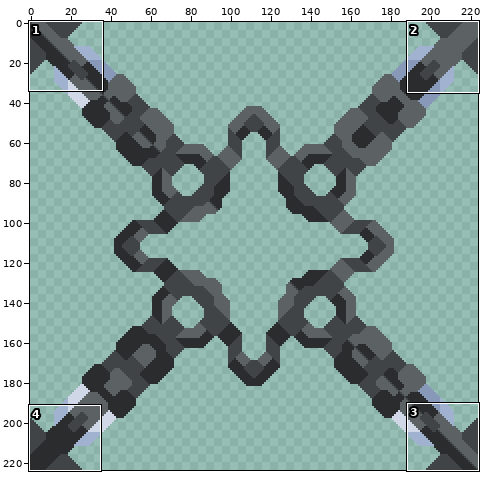
File history of a sprite sheet, sprites/blocks/Asterion/units/orion-reassembler-top.png. The picture above shows the old version from afar; the outline marks the close-up.
Close-up. Earlier state:
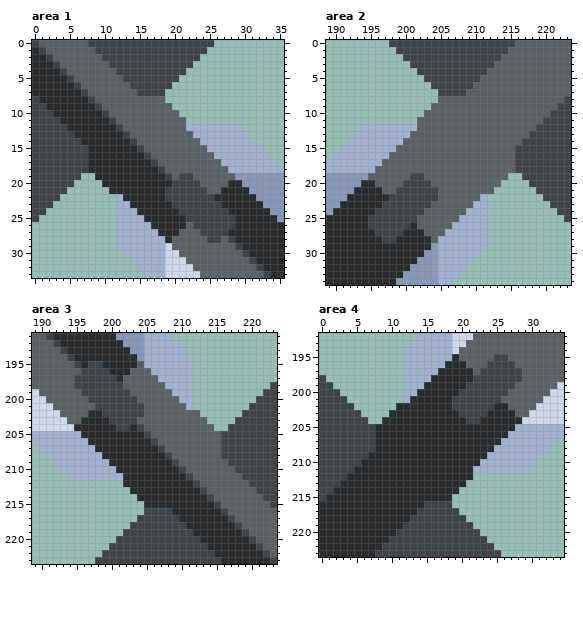
The file is 224x224 pixels. Shown: area 1: x 0..35, y 0..33; area 2: x 189..223, y 0..34; area 3: x 189..223, y 191..223; area 4: x 0..34, y 192..223.
And afterwards:
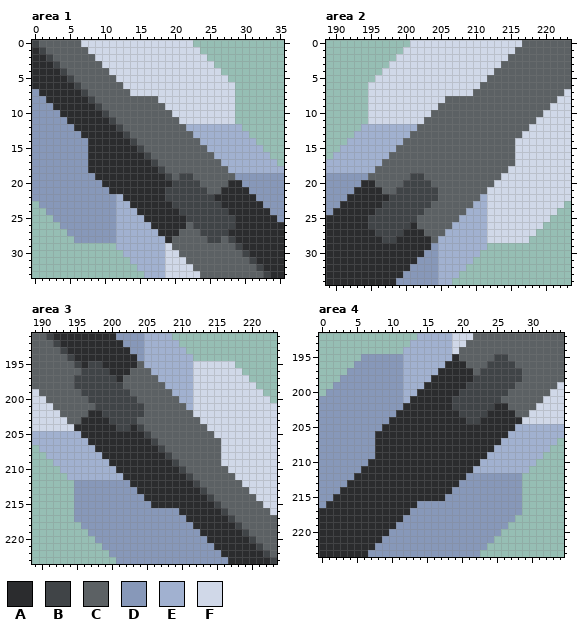
Palette (. is transparent): A #2b2c2e  B #404447  C #5c6164  D #8798b9  E #a1b1d0  F #d0d8e8
The exact change:
Changed rows in their new state; - is an unchanged pixel.
Area 1:
first column x 0:
 0 -------FFFFFFFFFFFFFFFF...---
 1 --------FFFFFFFFFFFFFFFF.----
 2 ---------FFFFFFFFFFFFFFFF----
 3 ----------FFFFFFFFFFFFFFFF---
 4 -----------FFFFFFFFFFFFFFFF--
 5 ------------FFFFFFFFFFFFFFFF-
 6 -------------FFFFFFFFFFFFFFFF
 7 D-------------FFFFFFFFFFFFFFF
 8 DD----------------FFFFFFFFFFF
 9 DDD----------------FFFFFFFFFF
10 DDDD----------------FFFFFFFFF
11 DDDDD----------------FFFFFFFF
12 DDDDDD-----------------------
13 DDDDDDD----------------------
14 DDDDDDDD---------------------
15 DDDDDDDD---------------------
16 DDDDDDDD---------------------
17 DDDDDDDD---------------------
18 DDDDDDDD---------------------
19 DDDDDDDDD--------------------
20 DDDDDDDDDD-------------------
21 DDDDDDDDDDD------------------
22 DDDDDDDDDDDD-----------------
23 .DDDDDDDDDDD-----------------
24 ..DDDDDDDDDD-----------------
25 .--DDDDDDDDD-----------------
26 ----DDDDDDDD-----------------
27 -----DDDDDDD-----------------
28 ------DDDDDD-----------------
Area 2:
first column x 195:
 0 ---...FFFFFFFFFFFFFFFF-------
 1 ----.FFFFFFFFFFFFFFFF--------
 2 ----FFFFFFFFFFFFFFFF---------
 3 ---FFFFFFFFFFFFFFFF----------
 4 --FFFFFFFFFFFFFFFF-----------
 5 -FFFFFFFFFFFFFFFF------------
 6 FFFFFFFFFFFFFFFF-------------
 7 FFFFFFFFFFFFFFF-------------F
 8 FFFFFFFFFFF----------------FF
 9 FFFFFFFFFF----------------FFF
10 FFFFFFFFF----------------FFFF
11 FFFFFFFF----------------FFFFF
12 -----------------------FFFFFF
13 ----------------------FFFFFFF
14 ---------------------FFFFFFFF
15 ---------------------FFFFFFFF
16 ---------------------FFFFFFFF
17 ---------------------FFFFFFFF
18 --------------------FFFFFFFFF
19 -------------------FFFFFFFFFF
20 ------------------FFFFFFFFFFF
21 -----------------FFFFFFFFFFFF
22 -----------------FFFFFFFFFFFF
23 -----------------FFFFFFFFFFF.
24 -----------------FFFFFFFFFF..
25 -----------------FFFFFFFFF--.
26 -----------------FFFFFFFF----
27 -----------------FFFFFFF-----
28 -----------------FFFFFF------
Area 3:
first column x 195:
195 -----------------FFFFFF------
196 -----------------FFFFFFF-----
197 -----------------FFFFFFFF----
198 -----------------FFFFFFFFF--.
199 -----------------FFFFFFFFFF..
200 -----------------FFFFFFFFFFF.
201 -----------------FFFFFFFFFFFF
202 -----------------FFFFFFFFFFFF
203 ------------------FFFFFFFFFFF
204 -------------------FFFFFFFFFF
205 --------------------FFFFFFFFF
206 ---------------------FFFFFFFF
207 ---------------------FFFFFFFF
208 ---------------------FFFFFFFF
209 ---------------------FFFFFFFF
210 ----------------------FFFFFFF
211 -----------------------FFFFFF
212 DDDDDDDD----------------FFFFF
213 DDDDDDDDD----------------FFFF
214 DDDDDDDDDD----------------FFF
215 DDDDDDDDDDD----------------FF
216 DDDDDDDDDDDDDDD-------------F
217 DDDDDDDDDDDDDDDD-------------
218 -DDDDDDDDDDDDDDDD------------
219 --DDDDDDDDDDDDDDDD-----------
220 ---DDDDDDDDDDDDDDDD----------
221 ----DDDDDDDDDDDDDDDD---------
222 ----.DDDDDDDDDDDDDDDD--------
223 ---...DDDDDDDDDDDDDDDD-------
Area 4:
first column x 0:
195 ------DDDDDD-----------------
196 -----DDDDDDD-----------------
197 ----DDDDDDDD-----------------
198 .--DDDDDDDDD-----------------
199 ..DDDDDDDDDD-----------------
200 .DDDDDDDDDDD-----------------
201 DDDDDDDDDDDD-----------------
202 DDDDDDDDDDDD-----------------
203 DDDDDDDDDDD------------------
204 DDDDDDDDDD-------------------
205 DDDDDDDDD--------------------
206 DDDDDDDD---------------------
207 DDDDDDDD---------------------
208 DDDDDDDD---------------------
209 DDDDDDDD---------------------
210 DDDDDDD----------------------
211 DDDDDD-----------------------
212 DDDDD----------------DDDDDDDD
213 DDDD----------------DDDDDDDDD
214 DDD----------------DDDDDDDDDD
215 DD----------------DDDDDDDDDDD
216 D-------------DDDDDDDDDDDDDDD
217 -------------DDDDDDDDDDDDDDDD
218 ------------DDDDDDDDDDDDDDDD-
219 -----------DDDDDDDDDDDDDDDD--
220 ----------DDDDDDDDDDDDDDDD---
221 ---------DDDDDDDDDDDDDDDD----
222 --------DDDDDDDDDDDDDDDD.----
223 -------DDDDDDDDDDDDDDDD...---
Boxes around the changes in both close-ups, in picture pixels (x1, y1, x2, y2):
changed: (32, 40, 235, 243)
changed: (368, 40, 571, 243)
changed: (74, 361, 277, 564)
changed: (319, 354, 522, 557)
